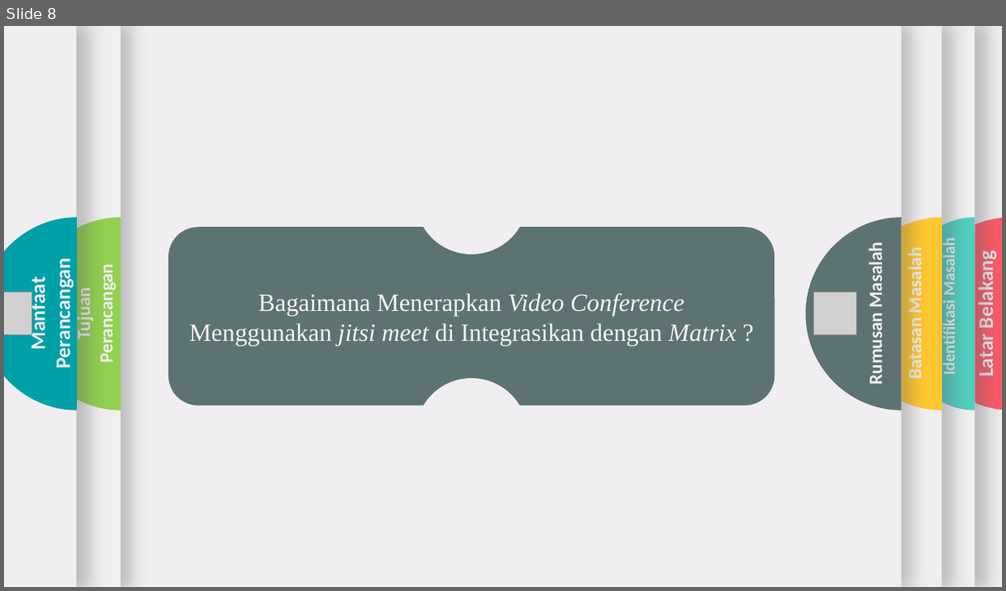
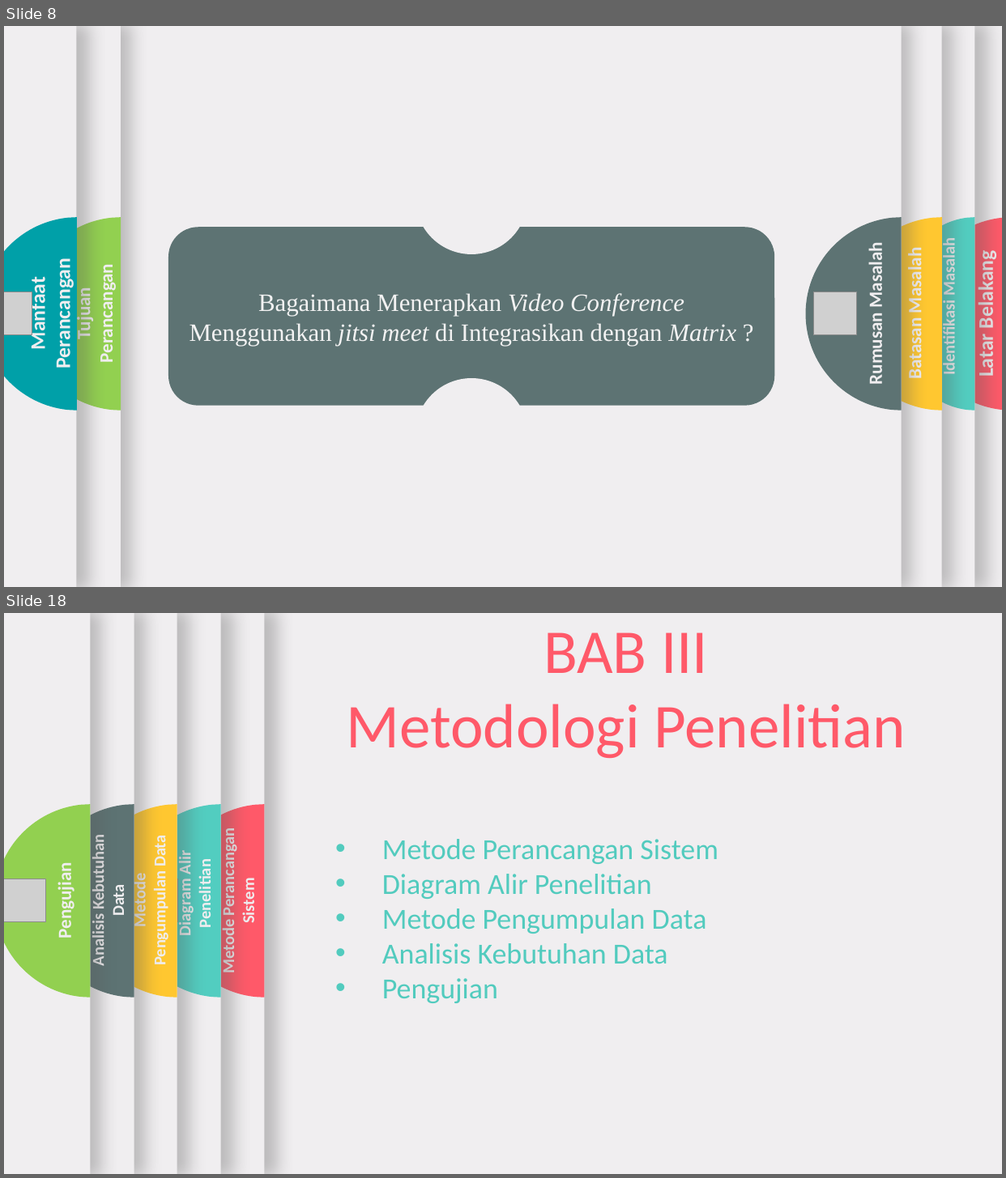
Before and after one commit to triadmoko/skripsi, a slide deck: Sempro/Sempro .pptx. Shown one above the other, each under a label of ours: slide 8 before the commit, slides 8 and 18 after it; the slides between them are not shown. The pictures are 1006x591 and 1006x1178 pixels, drawn with LibreOffice and Linux fonts; fonts in the diff are those of the drawing; grey boxes stand for pictures. Boxes give left, top, right and bottom in pixels: in the first picture for what was removed or moved away, otherwise in the second. Text is boxed around its words. In the diff, an @@ line names an element or a change of style, - is before the commit and + after.

```diff
--- a/Sempro/Sempro .pptx
+++ b/Sempro/Sempro .pptx
@@ slide 18 added at bbox=[4, 613, 1002, 1174], background #F0EEF0 @@
@@ rectangle added at bbox=[4, 613, 177, 1174], fill #F0EEF0 @@
@@ rectangle added at bbox=[4, 613, 134, 1174], fill #F0EEF0 @@
@@ text added at bbox=[346, 632, 906, 758], 60 pt, text #FF5969 @@
+BAB III
+Metodologi Penelitian
@@ freeform shape added at bbox=[39, 805, 134, 998], fill #5D7373 @@
@@ freeform shape added at bbox=[81, 805, 177, 998], fill #FFC730 @@
@@ text added at bbox=[88, 842, 128, 965], 16 pt, text #F0EEF0, bold @@
+Analisis Kebutuhan Data
@@ text added at bbox=[130, 838, 170, 964], 16 pt, text #F0EEF0, bold @@
+Metode Pengumpulan Data
@@ text added at bbox=[382, 839, 718, 1003], 28 pt, text #52CBBE @@
+• Metode Perancangan Sistem
+• Diagram Alir Penelitian
+• Metode Pengumpulan Data
+• Analisis Kebutuhan Data
+• Pengujian
@@ group added at bbox=[4, 613, 91, 1174]: 1 rectangle, 1 freeform shape, 1 text, 1 picture @@
+Pengujian
@@ group added at bbox=[4, 613, 221, 1174]: 1 rectangle, 1 freeform shape, 1 text, 1 picture @@
+Diagram Alir Penelitian
@@ group added at bbox=[4, 613, 265, 1174]: 1 rectangle, 1 freeform shape, 1 text, 1 picture @@
+Metode Perancangan Sistem
```
Also in this commit, not shown: 3 slides changed, 13 other slides added, 11 slides removed, 1 other file.
